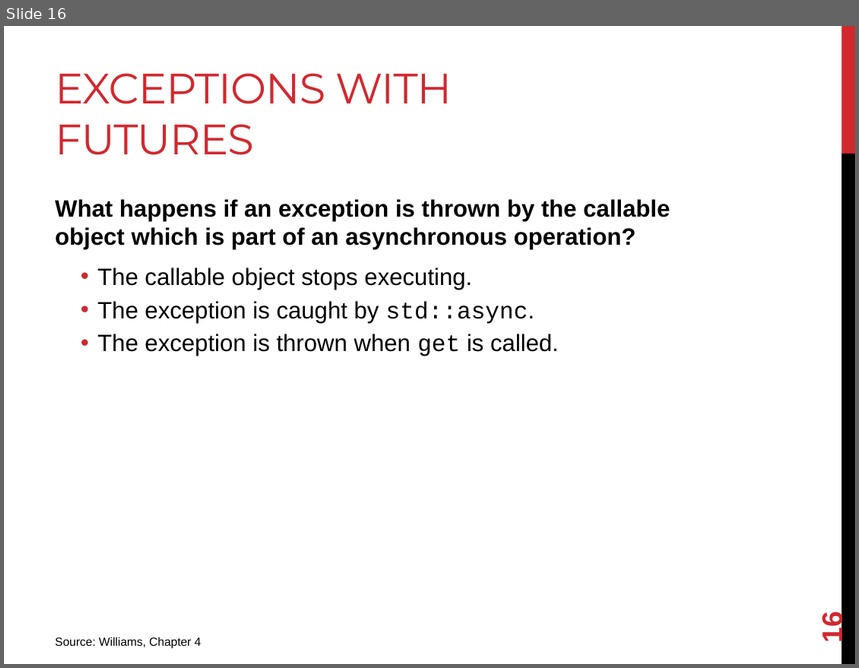
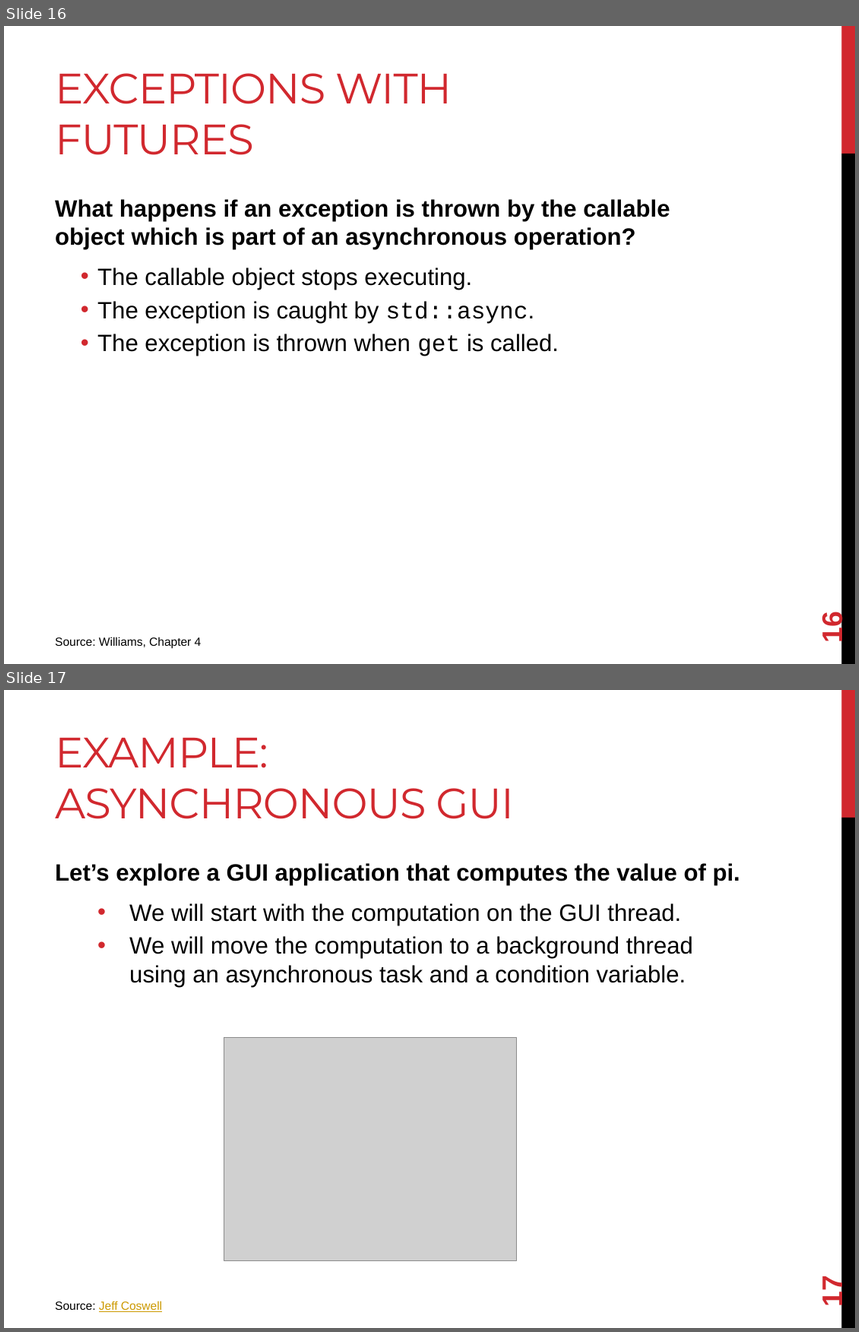
Before and after one commit to joshpeterson/DevelopingConcurrentSoftware, a slide deck: Lectures/Asynchronous Operations/Asynchronous Operations.pptx. Shown one above the other, each under a label of ours: slide 16 before the commit, slides 16 and 17 after it. The pictures are 859x668 and 859x1332 pixels, drawn with LibreOffice and Linux fonts; fonts in the diff are those of the drawing; grey boxes stand for pictures. Boxes give left, top, right and bottom in pixels: in the first picture for what was removed or moved away, otherwise in the second. Text is boxed around its words. In the diff, an @@ line names an element or a change of style, - is before the commit and + after.

Commit message:
Start the asynchronous GUI example.

```diff
--- a/Lectures/Asynchronous Operations/Asynchronous Operations.pptx
+++ b/Lectures/Asynchronous Operations/Asynchronous Operations.pptx
@@ slide 17 added at (4,690,855,1328), background #FFFFFF; not listed: 2 template elements that a slide beside it also shows @@
@@ title added at (55,737,514,819), 36 pt, text #D1282E @@
+EXAMPLE: ASYNCHRONOUS GUI
@@ text added at (55,863,740,987), 20 pt, text #000000 @@
+Let’s explore a GUI application that computes the value of pi.
+  • We will start with the computation on the GUI thread.
+  • We will move the computation to a background thread using an asynchronous task and a condition variable.
@@ picture added at (224,1037,516,1260) @@
@@ page number added at (816,1279,848,1306), 24 pt, text #D1282E, bold @@
+17
@@ text added at (55,1301,162,1312), 10 pt, text #CC9900, underline @@
+  Source: Jeff Coswell
```
Also in this commit, not shown: 12 other files.
